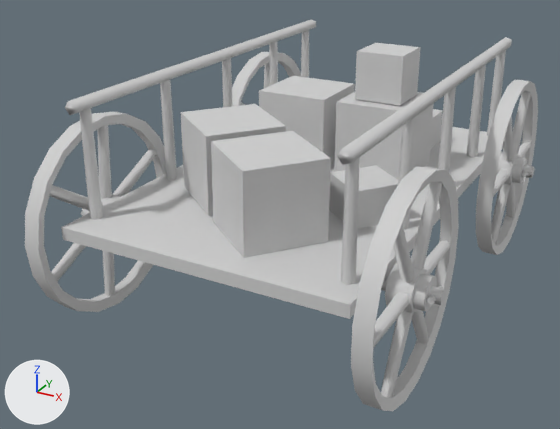
Renders of the COLLADA model art/meshes/props/eyecandy_cart_e.dae from each side of a commit.
One viewpoint serves both versions: a 50 mm lens placed at (0.122, -0.251, 0.157), pointed at (-0.016, -0.001, 0.032). Arrows for +X, +Y and +Z are at lower left; the lights stay in place. Vertices at the same position are counted once.
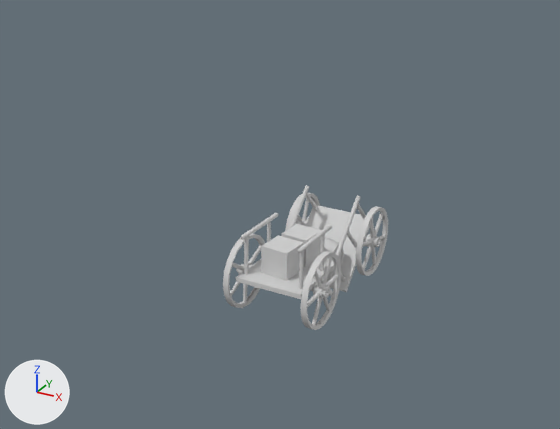
The change, as a diff of the scene's bpy script:
```diff
--- a/art/meshes/props/eyecandy_cart_e.dae.py
+++ b/art/meshes/props/eyecandy_cart_e.dae.py
@@ me_cube_003 @@
 # used by ob_cube_000; location = (-0.023, 0.0101, 0.0454); rotation_euler = (0.0, 0.0, 3.14), in degrees (0, 0, 180); scale = (0.116, 0.287, 0.00754)
-me_cube_003.from_pydata(...)  # 982 vertices, 1528 faces; spans x -0.77..0.44, y -0.35..0.33, z -5.63..6.72
+me_cube_003.from_pydata(...)  # 1040 vertices, 1656 faces; spans x -0.02..0.02, y -0.04..0.04, z 0.0..0.04
+# me_cube_003 part 1: the loose piece of 28 vertices spanning x -0.7..-0.66, y -0.29..-0.1, z -1.01..3.6 is scaled about its middle by (-0.0455, -0.114, 0.00294), then moved by (0.7, 0.17, -1.27)
+# me_cube_003 part 2: the loose piece of 32 vertices spanning x 0.3..0.41, y -0.24..-0.19, z -1.56..0.24 is scaled about its middle by (0.0445, 0.103, 0.00272), then moved by (-0.34, 0.2, 0.67)
+# me_cube_003 part 3: the loose piece of 80 vertices spanning x 0.33..0.38, y -0.35..-0.09, z -5.63..4.38 is scaled about its middle by (-0.043, -0.101, 0.00265), then moved by (-0.34, 0.2, 0.64)
+# me_cube_003 part 4: the loose piece of 32 vertices spanning x 0.3..0.41, y 0.18..0.23, z -1.55..0.25 is scaled about its middle by (-0.0455, -0.113, 0.00297), then moved by (-0.38, -0.22, 0.67)
+# me_cube_003 part 5: the loose piece of 28 vertices spanning x -0.7..-0.66, y 0.14..0.33, z -1.02..3.59 is scaled about its middle by (0.016, -0.0118, 0.00239), then moved by (0.66, -0.25, -1.27)
+# me_cube_003 part 6: the loose piece of 15 vertices spanning x 0.25..0.28, y 0.06..0.29, z 5.4..6.03 is scaled about its middle by (-0.0455, -0.113, 0.00293), then moved by (-0.28, -0.19, -5.68)
+# me_cube_003 part 7: the loose piece of 15 vertices spanning x -0.59..-0.55, y 0.06..0.29, z 5.4..6.03 is scaled about its middle by (-0.0455, -0.113, 0.00293), then moved by (0.58, -0.19, -5.68)
+# me_cube_003 part 8: the loose piece of 28 vertices spanning x 0.34..0.38, y 0.09..0.22, z -5.21..1.78 is scaled about its middle by (-0.000156, -0.0413, 0.00302), then moved by (-0.34, -0.13, 1.73)
+# me_cube_003 part 9: the loose piece of 32 vertices spanning x -0.74..-0.63, y 0.18..0.23, z -1.61..0.31 is scaled about its middle by (-0.0455, -0.0822, 0.00216), then moved by (0.7, -0.17, 0.66)
+# me_cube_003 part 10: the loose piece of 80 vertices spanning x 0.33..0.38, y 0.07..0.33, z -5.63..4.39 is scaled about its middle by (-0.043, -0.107, 0.00282), then moved by (-0.34, -0.18, 0.63)
+# me_cube_003 part 11: the loose piece of 32 vertices spanning x -0.74..-0.63, y -0.24..-0.19, z -1.6..0.32 is scaled about its middle by (0.0445, 0.0459, 0.00133), then moved by (0.67, 0.25, 0.66)
+# me_cube_003 part 12: the loose piece of 28 vertices spanning x 0.34..0.38, y -0.33..-0.2, z -5.22..1.78 is scaled about its middle by (-0.0456, -0.0514, 0.00278), then moved by (-0.38, 0.3, 1.74)
+# me_cube_003 part 13: the loose piece of 80 vertices spanning x -0.71..-0.66, y 0.07..0.33, z -5.57..4.33 is multiplied about its middle by the matrix ((-0.043, 0.0, 0.0), (0.0, -0.041, -0.003), (0.0, -0.105, 0.001)), then moved by (0.66, -0.18, 0.63)
+# me_cube_003 part 14: 33 loose pieces with 398 vertices, spanning x -0.77..0.44, y -0.35..0.32, z -5.56..6.72, are deleted
+# me_cube_003 part 15: 74 vertices removed from x -0.62..0.31, y -0.3..0.3, z -0.32..5.72; 530 vertices added at x -0.02..0.02, y -0.04..0.04, z 0.0..0.04
 me_cube_003.materials.append(mat_material_012)
@@ ob_cube_000 @@
 ob_cube_000 = bpy.data.objects.new('Cube_000', me_cube_003)
-ob_cube_000.location = (-0.023, 0.0101, 0.0454)
-ob_cube_000.rotation_euler = (0.0, 0.0, 3.14)  # degrees (0, 0, 180)
-ob_cube_000.scale = (0.116, 0.287, 0.00754)
+ob_cube_000.location = (0.0, 0.0, 0.0)
```

Where the change shows, as pixel boxes (x1, y1, x2, y2) in the pictures (560 x 429 px; the box of a moved part takes in the faces that stretch with it):
'Cube_000', reshaped, moved, turned, rescaled: before (25, 20, 538, 411); after (223, 185, 388, 330)
part 1 of me_cube_003, moved or reshaped: before (493, 91, 531, 197); after (307, 256, 332, 307)
part 2 of me_cube_003, moved or reshaped (not visible before): after (313, 283, 330, 298)
part 3 of me_cube_003, moved or reshaped: before (232, 52, 301, 106); after (301, 251, 341, 330)
part 4 of me_cube_003, moved or reshaped: before (84, 195, 119, 215); after (238, 264, 251, 274)
part 5 of me_cube_003, moved or reshaped: before (374, 182, 442, 347); after (243, 245, 262, 302)
part 6 of me_cube_003, moved or reshaped: before (65, 61, 193, 115); after (241, 213, 278, 240)
part 7 of me_cube_003, moved or reshaped: before (337, 93, 433, 165); after (297, 224, 332, 253)
part 8 of me_cube_003, moved or reshaped: before (103, 148, 157, 297); after (362, 217, 374, 270)
part 9 of me_cube_003, moved or reshaped: before (385, 264, 437, 313); after (366, 234, 380, 248)
part 10 of me_cube_003, moved or reshaped: before (25, 112, 165, 312); after (356, 206, 388, 276)
part 11 of me_cube_003, moved or reshaped: before (496, 151, 527, 185); after (302, 220, 307, 226)
part 12 of me_cube_003, moved or reshaped (not visible before): after (302, 198, 309, 221)
part 13 of me_cube_003, moved or reshaped: before (351, 167, 459, 411); after (285, 193, 320, 231)
part 14 of me_cube_003, deleted: before (50, 20, 538, 398)
part 15 of me_cube_003, built on: before (61, 30, 503, 319); after (223, 185, 385, 326)
